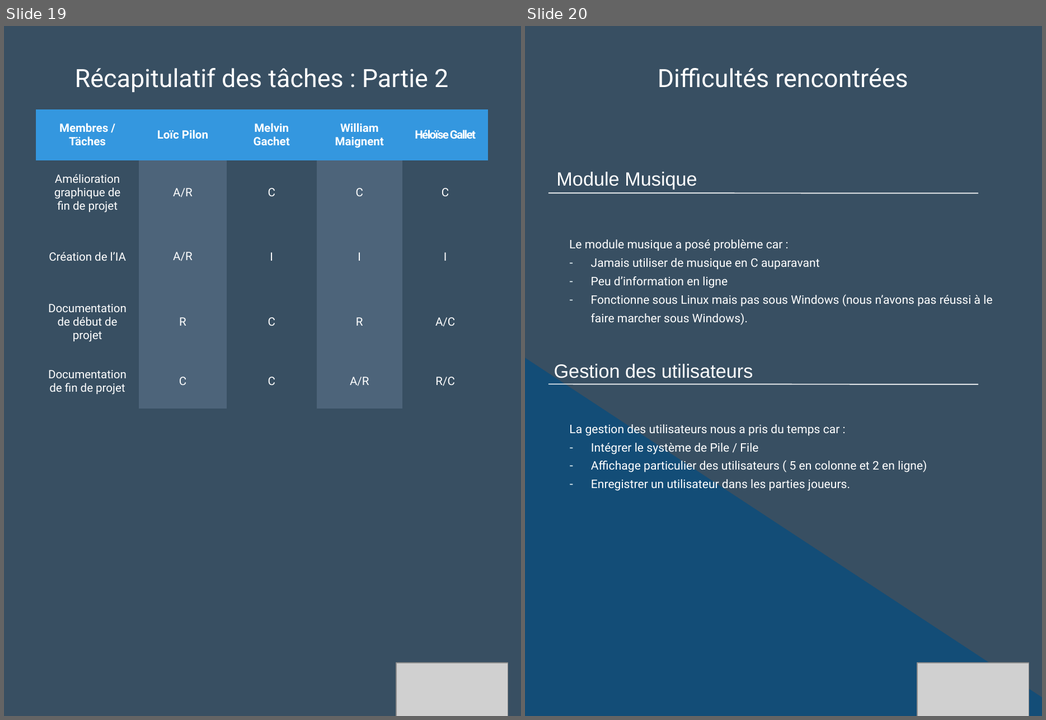
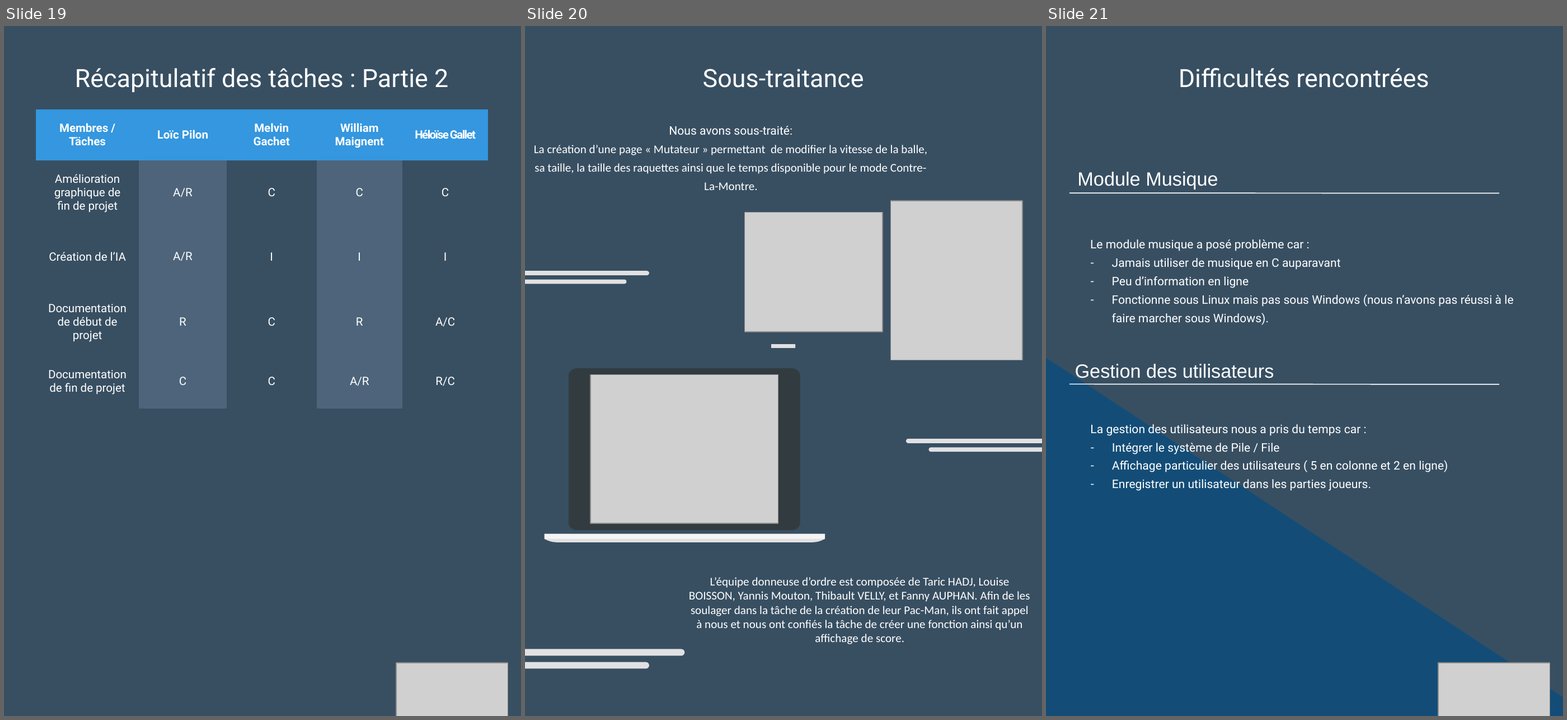
Before and after one commit to Loicpln/Projet_Algo_N2, a slide deck: Elements de presentation/Soutenance finale.pptx. Shown side by side, each under a label of ours: slides 19 and 20 before the commit, slides 19, 20 and 21 after it. The pictures are 1046x720 and 1567x720 pixels, drawn with LibreOffice and Linux fonts; fonts in the diff are those of the drawing; grey boxes stand for pictures. Boxes give left, top, right and bottom in pixels: in the first picture for what was removed or moved away, otherwise in the second. Text is boxed around its words. In the diff, an @@ line names an element or a change of style, - is before the commit and + after.

```diff
--- a/Elements de presentation/Soutenance finale.pptx
+++ b/Elements de presentation/Soutenance finale.pptx
@@ slide 20 added at (525, 26, 1042, 716), background #384F62 @@
@@ text added at (703, 69, 864, 88), 26.3 pt, text #FFFFFF @@
+Sous-traitance
@@ text added at (534, 126, 928, 190), 12.3 pt, text #FFFFFF @@
+Nous avons sous-traité:
+La création d’une page « Mutateur » permettant de modifier la vitesse de la balle, sa taille, la taille des raquettes ainsi que le temps disponible pour le mode Contre-La-Montre.
@@ picture added at (891, 201, 1023, 360) @@
@@ picture added at (745, 212, 883, 332) @@
@@ rounded rectangle added at (525, 271, 649, 275), fill #E1E1E3 @@
@@ rounded rectangle added at (525, 279, 626, 284), fill #E1E1E3 @@
@@ line added from (771, 346) to (795, 346), #E1E1E3 4 pt @@
@@ freeform shape added at (569, 368, 801, 529), fill #323C40 @@
@@ picture added at (591, 374, 778, 523) @@
@@ rounded rectangle added at (906, 439, 1042, 443), fill #E1E1E3 @@
@@ rounded rectangle added at (929, 448, 1042, 452), fill #E1E1E3 @@
@@ freeform shape added at (544, 534, 825, 540), fill #F4F4F4 @@
@@ freeform shape added at (545, 538, 825, 542), fill #E1E1E3 @@
@@ text added at (689, 577, 1031, 644), 12.3 pt, text #FFFFFF @@
+L’équipe donneuse d’ordre est composée de Taric HADJ, Louise BOISSON, Yannis Mouton, Thibault VELLY, et Fanny AUPHAN. Afin de les soulager dans la tâche de la création de leur Pac-Man, ils ont fait appel à nous et nous ont confiés la tâche de créer une fonction ainsi qu’un affichage de score.
@@ rounded rectangle added at (525, 649, 685, 656), fill #E1E1E3 @@
@@ rounded rectangle added at (525, 662, 649, 669), fill #E1E1E3 @@
@@ what was slide 20 is now slide 21 @@
```
Also in this commit, not shown: 2 slides changed, 1 other slide added, 1 slide removed, 1 other file.
